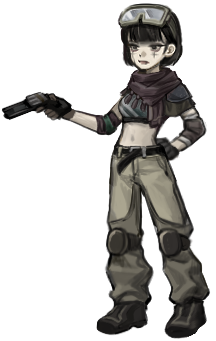
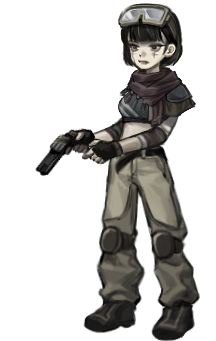
Layers edited between the first and the second w=216, h=341 image:
added layer "scarf" in group "폴더 1" over [119, 67, 197, 128]
moved "R_hand" above "R_arm", painted on it over [82, 137, 180, 165]
moved "R_arm" above "pelvis", painted on it over [100, 84, 207, 160]
painted on "pelvis" over [106, 141, 193, 229]
added layer "body" in group "폴더 1" over [113, 67, 190, 155]
moved "L_hand" above "L_arm 복사", painted on it over [1, 91, 98, 177]
removed layer "L_arm" from group "폴더 1" over [56, 84, 140, 137]
added layer "L_arm 복사" in group "폴더 1" over [80, 88, 153, 150]
painted on "R_leg" over [134, 167, 211, 312]
painted on "R_foot" over [151, 288, 207, 341]
painted on "L_leg" over [95, 164, 169, 309]
painted on "L_foot" over [83, 285, 148, 336]
removed layer "레이어 1" from group "폴더 1" over [113, 67, 197, 155]
